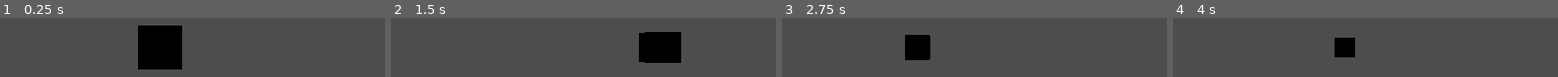
Above: before the commit, frames 1-4 (left to right).
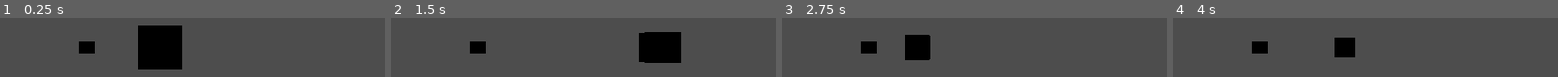
Above: after the commit, the same moments.

Repository: the-g-force/ClownTown
Game: Godot game, scene res://world.tscn
Two runs of this game, one before a commit and one after it. Both use one fixed random seed, a clock stepped at 60 frames per second and the inputs below.
Inputs:
- Up to frame 1 (0.25 s): no input
- Up to frame 2 (1.5 s): tap Enter at 0.5 s; hold D (move_right) 0.53-1.28 s; hold A (move_left) from 1.28 s (still down)
- Up to frame 3 (2.75 s): release A (move_left) at 2.03 s; hold D (move_right) from 2.03 s (still down)
- Up to frame 4 (4 s): release D (move_right) at 3.53 s; hold A (move_left) from 3.53 s (still down)

The runs differ from the first frame. In frame 1, 0.9% of the frame differs, in the area x 20-25%, y 39-61%; in frame 2, 0.9%; in frame 3, 0.9%; in frame 4, 0.9%.

Commit message:
Add collision detection

Diff:
--- a/project/player/player.gd
+++ b/project/player/player.gd
@@ -23,3 +23,7 @@
 	await create_tween().tween_property(self, "position:x", target_position, lane_change_time).finished
 	_current_lane += direction
 	_is_moving = false
+
+
+func _on_body_entered(_body:PhysicsBody3D)->void:
+	print("whammo")
--- a/project/player/player.tscn
+++ b/project/player/player.tscn
@@ -14,3 +14,5 @@
 
 [node name="MeshInstance3D" type="MeshInstance3D" parent="."]
 mesh = SubResource("BoxMesh_6tfk3")
+
+[connection signal="body_entered" from="." to="." method="_on_body_entered"]
--- a/project/world.tscn
+++ b/project/world.tscn
@@ -1,6 +1,10 @@
-[gd_scene load_steps=2 format=3 uid="uid://pog1f6cctk83"]
+[gd_scene load_steps=4 format=3 uid="uid://pog1f6cctk83"]
 
 [ext_resource type="PackedScene" uid="uid://dbhexktlm6ox4" path="res://player/player.tscn" id="1_8wopq"]
+
+[sub_resource type="BoxMesh" id="BoxMesh_x7a3a"]
+
+[sub_resource type="BoxShape3D" id="BoxShape3D_svaw5"]
 
 [node name="World" type="Node3D"]
 
@@ -8,3 +12,13 @@
 
 [node name="Camera3D" type="Camera3D" parent="."]
 transform = Transform3D(1, 0, 0, 0, 1, 0, 0, 0, 1, 0, 0, 6.14931)
+
+[node name="MeshInstance3D" type="MeshInstance3D" parent="."]
+transform = Transform3D(1, 0, 0, 0, 1, 0, 0, 0, 1, -6, 0, -16.452)
+mesh = SubResource("BoxMesh_x7a3a")
+
+[node name="StaticBody3D" type="StaticBody3D" parent="MeshInstance3D"]
+
+[node name="CollisionShape3D" type="CollisionShape3D" parent="MeshInstance3D/StaticBody3D"]
+transform = Transform3D(1, 0, 0, 0, 1, 0, 0, 0, 1, 0, 0, 6.62686)
+shape = SubResource("BoxShape3D_svaw5")
